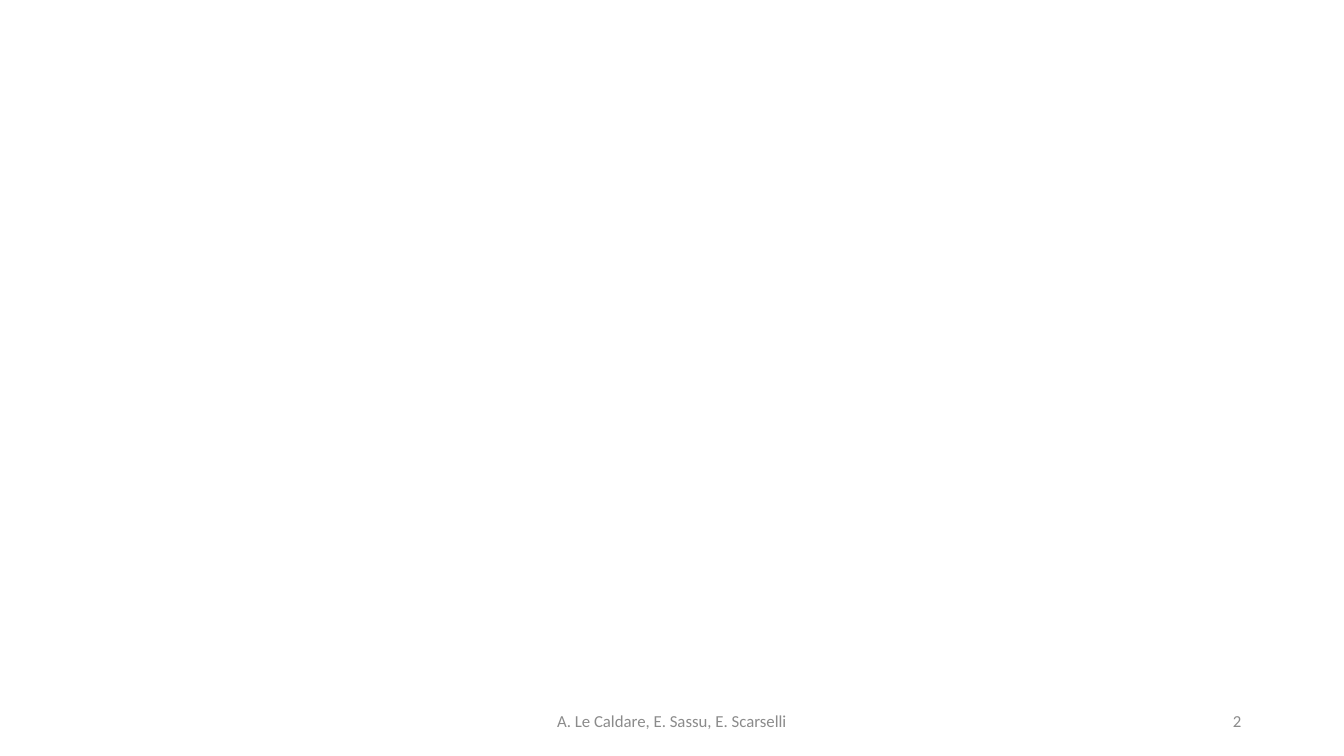
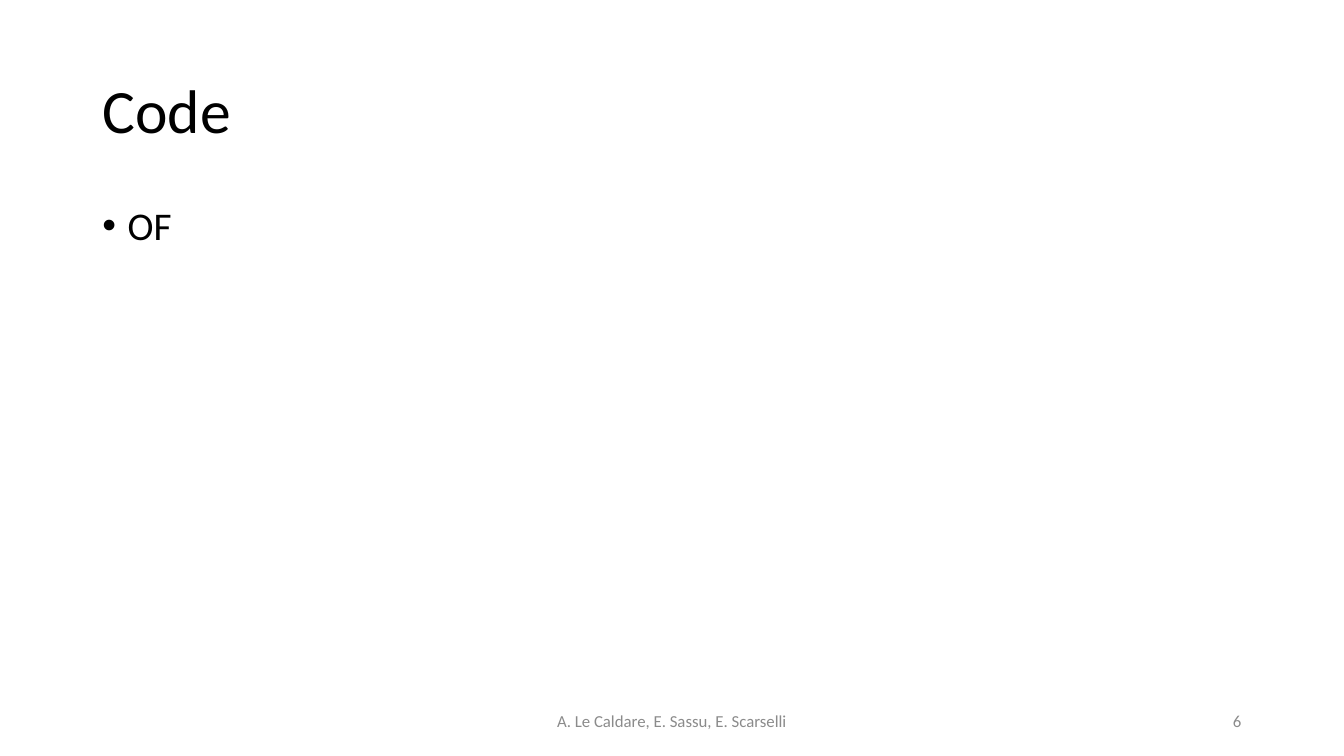
Before and after one commit to psoftware/ddosdefence-floodlight-controller, a slide deck: slide 6 of Docs/DDoSDefence.pptx (slide 2 before the commit). Drawn at 1344x756 pixels with LibreOffice and Linux fonts; fonts in the diff are those of the drawing. Boxes give left, top, right and bottom in pixels: in the first picture for what was removed or moved away, otherwise in the second. Text is boxed around its words. In the diff, an @@ line names an element or a change of style, - is before the commit and + after.

```diff
--- a/Docs/DDoSDefence.pptx
+++ b/Docs/DDoSDefence.pptx
@@ title added at (x1=102, y1=90, x2=230, y2=134), 44 pt, text #000000 @@
+Code
@@ text added at (x1=128, y1=214, x2=172, y2=241), 28 pt, text #000000 @@
+• OF
@@ page number at (x1=1233, y1=716, x2=1241, y2=727): text changed @@
-2
+6
```
Also in this commit, not shown: 1 other slide changed, 4 slides added.
